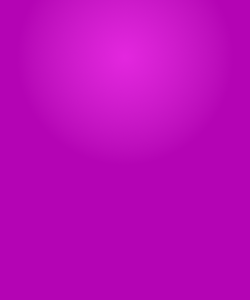
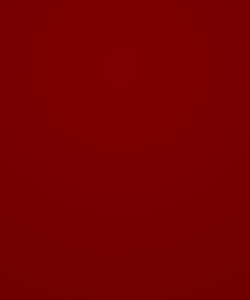
Layer changes from the first 250 x 300 image to the second:
painted on "3" over [0,0,250,300]
